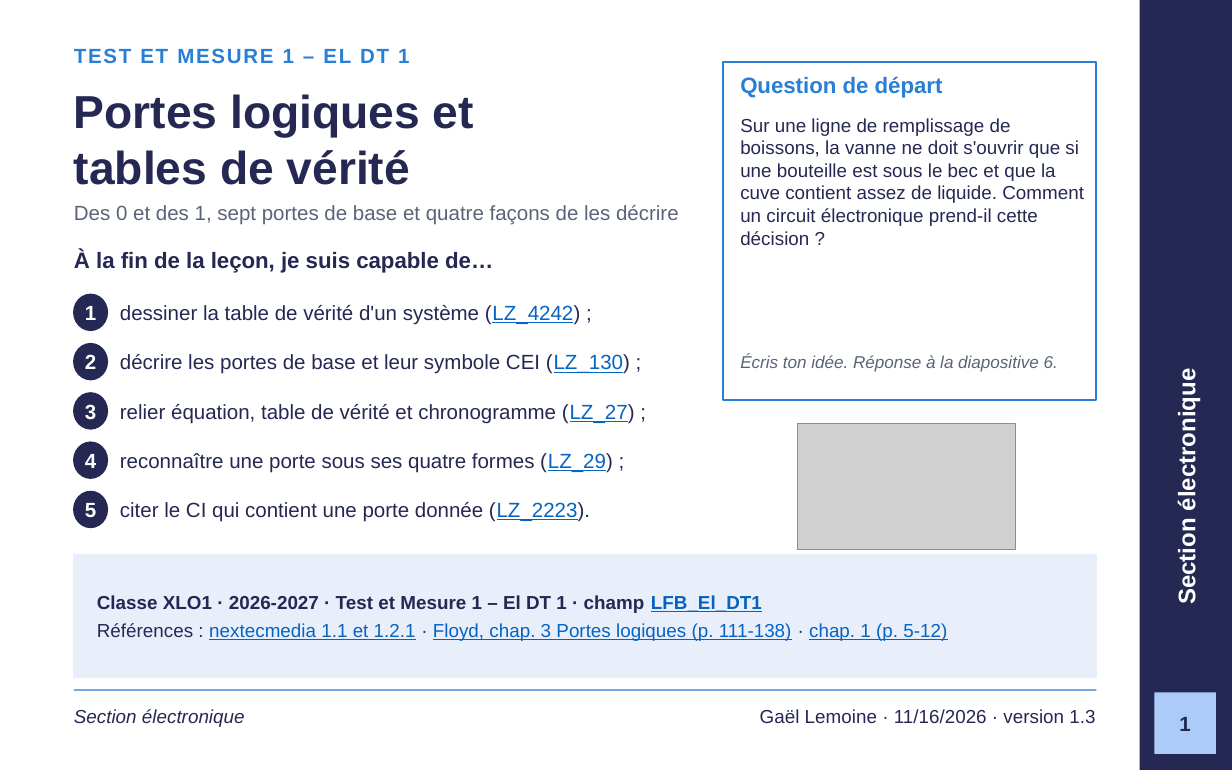
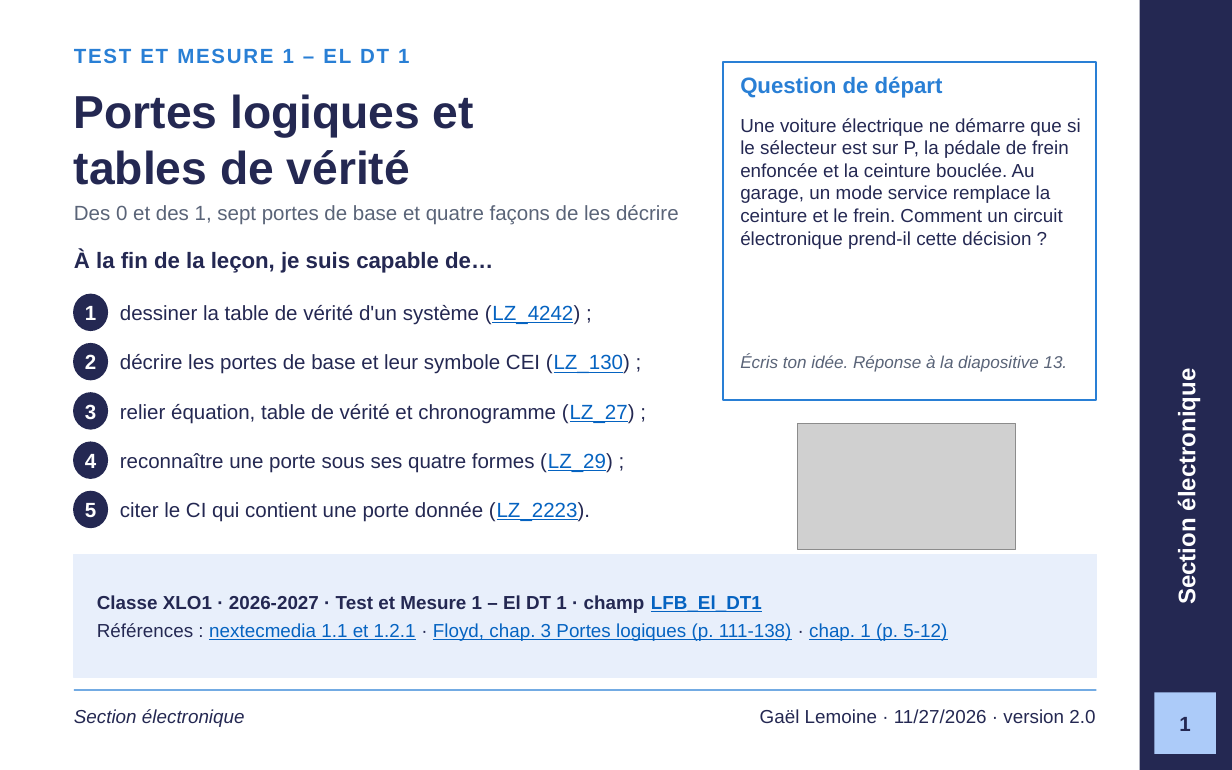
Before and after one commit to GlemoineETML/cours-etml, a slide deck: slide 1 of reference/tm1/semaine-1/120 Portes logiques et tables de vérité.pptx. Drawn at 1232x770 pixels with LibreOffice and Linux fonts; fonts in the diff are those of the drawing; grey boxes stand for pictures; background and template pictures are left out. Boxes give left, top, right and bottom in pixels: in the first picture for what was removed or moved away, otherwise in the second. Text is boxed around its words. In the diff, an @@ line names an element or a change of style, - is before the commit and + after.

```diff
--- a/reference/tm1/semaine-1/120 Portes logiques et tables de vérité.pptx
+++ b/reference/tm1/semaine-1/120 Portes logiques et tables de vérité.pptx
@@ text at (740, 118, 1081, 249): text changed @@
-Sur une ligne de remplissage de boissons, la vanne ne doit s'ouvrir que si une bouteille est sous le bec et que la cuve contient assez de liquide. Comment un circuit électronique prend-il cette décision ?
+Une voiture électrique ne démarre que si le sélecteur est sur P, la pédale de frein enfoncée et la ceinture bouclée. Au garage, un mode service remplace la ceinture et le frein. Comment un circuit électronique prend-il cette décision ?
@@ text at (740, 354, 1068, 372): text changed @@
-Écris ton idée. Réponse à la diapositive 6.
+Écris ton idée. Réponse à la diapositive 13.
@@ text at (760, 709, 1095, 724): text changed @@
-Gaël Lemoine · 11/16/2026 · version 1.3
+Gaël Lemoine · 11/27/2026 · version 2.0
```
Also in this commit, not shown: 16 other slides changed, 1 slide added, 24 other files.
